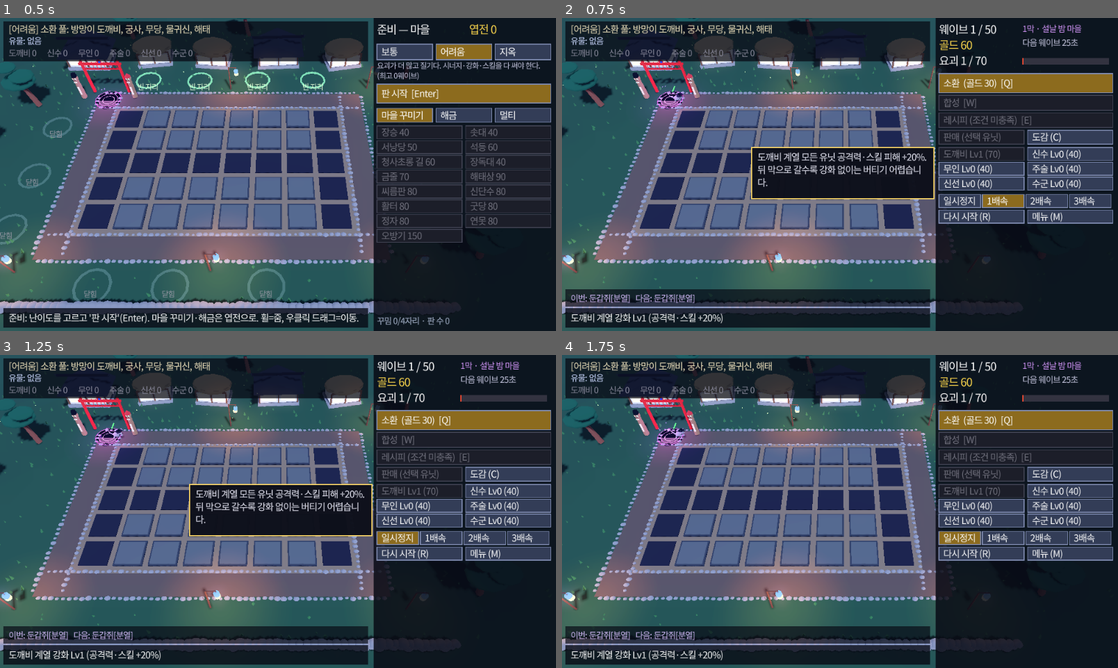
Above: before the commit, frames 1-4 (two rows, left to right).
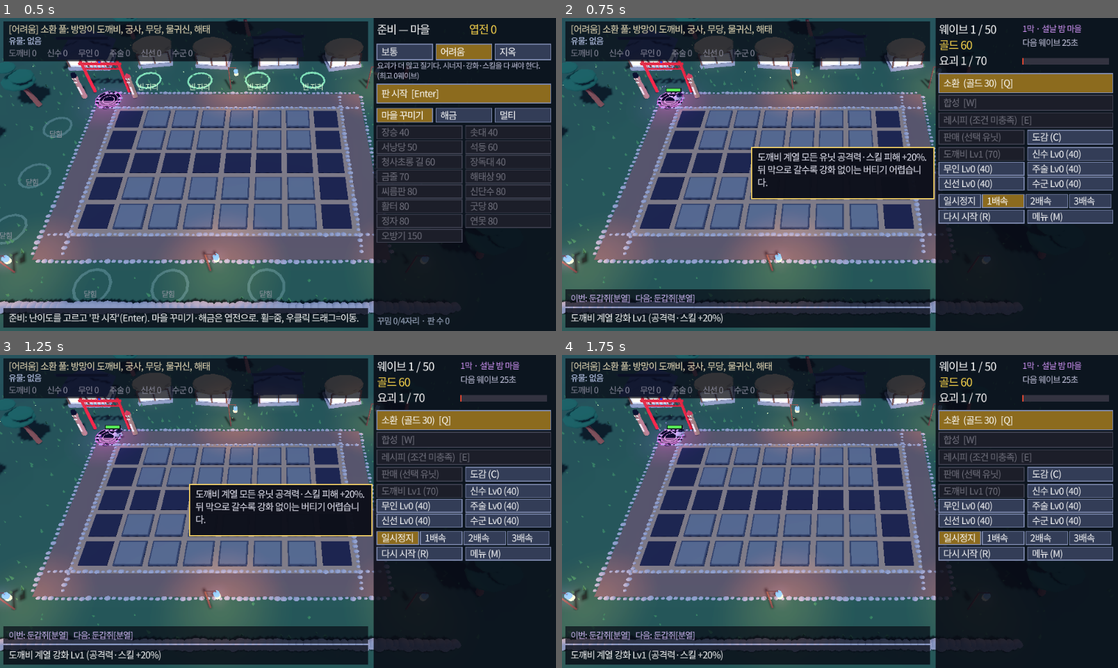
Above: after the commit, the same moments.

Repository: rlawnstlr001-design/SoloOS
Game: Godot game, scene res://scenes/toy2.tscn
Same seed, same stepped clock (60 frames per second), same inputs: the game is played once before the commit and once after it. This scene is started directly instead of the project's main scene.
Inputs (mouse positions are in pixels of both pictures, inside the frame that each line leads up to):
- Up to frame 1 (0.5 s): no input
- Up to frame 2 (0.75 s): tap Enter at 0.5 s; move the mouse to (962, 158) at 0.52 s; hold D from 0.53 s (still down); tap T at 0.6 s; click (962, 158) at 0.67 s
- Up to frame 3 (1.25 s): keep holding D; tap Space at 0.77 s
- Up to frame 4 (1.75 s): release D at 1.25 s; drag from (728, 527) to (812, 574) at 1.27 s

Frame 1 is identical in both runs. In frame 2, less than 0.1% of the frame differs, in the area x 18-22%, y 21-26%; in frame 3, less than 0.1%; in frame 4, less than 0.1%.

Commit message:
Unit swap on click, yokai HP bars and click-to-inspect HP
- With a unit selected, clicking another unit swaps the two (the selection
  arrow follows); clicking the selected unit again deselects
- Every yokai gets a HUD HP bar (green -> yellow -> red) in place of the old
  3D strip; clicking a yokai outlines its bar and shows name, HP left / max,
  armor, traits and description in the info box

Co-Authored-By: Claude Opus 5.5 <noreply@anthropic.com>

Diff:
--- a/scripts/toy2.gd
+++ b/scripts/toy2.gd
@@ -76,6 +76,7 @@
 var unlocked: Array = []
 var bought_slots := 0
 var sel_slot := -1
+var sel_enemy := -1   # id of the clicked yokai (HP readout), -1 = none
 var cam_target := Vector3(3.6, 0, 0.9)
 var cam_dist := 24.0
 var drag_btn := 0
@@ -1121,13 +1122,7 @@
 	e["sc"] = 1.0 if boss else (0.75 + 0.01 * wave) * (0.7 if child else 1.0)
 	n.scale = Vector3.ONE * e["sc"]
 	n.position = path_pos(at_d)
-	var bar := MeshInstance3D.new()
-	var bm := BoxMesh.new(); bm.size = Vector3(0.8 if not boss else 1.8, 0.08, 0.08)
-	bar.mesh = bm
-	bar.material_override = _mat(Color(0.3, 1, 0.3), Color(0.2, 1, 0.2), 1.0)
-	n.add_child(bar)
-	bar.position = Vector3(0, 1.45 if not boss else 2.0, 0)
-	e["node"] = n; e["bar"] = bar
+	e["node"] = n
 	enemies.append(e)
 
 
@@ -1252,7 +1247,6 @@
 		if nxt.distance_to(e["node"].position) > 0.01: e["node"].look_at(nxt, Vector3.UP, true)
 		for k in range(e["segs"].size()):
 			e["segs"][k].position = path_pos(e["d"] - 0.75 * (k + 1)) + Vector3(0, 0.55, 0)
-		e["bar"].scale = Vector3(clampf(e["hp"] / e["maxhp"], 0, 1), 1, 1)
 
 
 func _units_step(dt: float) -> void:
@@ -1417,6 +1411,12 @@
 				if _flat(D.DECO_SPOTS[i], p) < 1.3:
 					click_spot(i); return
 			return
+		var ei := enemy_at_screen(e.position)
+		if ei >= 0:
+			sel_enemy = enemies[ei]["id"]
+			selected = -1; sel_slot = -1
+			return
+		sel_enemy = -1
 		var hit_slot := -1
 		for s in range(COLS * ROWS):
 			var sp := slot_pos(s)
@@ -1430,10 +1430,11 @@
 			return
 		sel_slot = -1
 		var ui := unit_at(hit_slot)
-		if ui >= 0 and ui != selected:
+		if ui >= 0 and selected < 0:
 			selected = ui
-		elif ui < 0 and selected >= 0:
-			move_selected(hit_slot)
+			msg = "빈 칸을 누르면 이동, 다른 유닛을 누르면 자리 맞바꿈. 다시 누르면 선택 해제."
+		elif ui != selected and selected >= 0:
+			move_selected(hit_slot)   # empty cell: move there; another unit: the two swap places
 		else:
 			selected = -1
 	elif e is InputEventKey and e.pressed and not e.echo:
@@ -1480,6 +1481,39 @@
 
 func _proj(p: Vector3) -> Vector2:
 	return _hud_pos(cam.unproject_position(p))
+
+
+func _short_num(v: float) -> String:
+	if v >= 1000000.0: return "%.1fM" % (v / 1000000.0)
+	if v >= 10000.0: return "%.1f만" % (v / 10000.0)
+	return "%d" % int(ceil(v))
+
+
+func _enemy_top(e: Dictionary) -> Vector3:
+	return e["node"].global_position + Vector3(0, (2.0 if e["boss"] else 1.15 * e["sc"]), 0)
+
+
+func enemy_at_screen(sp: Vector2) -> int:
+	# nearest yokai whose body (ground to bar height, on screen) is under the cursor
+	var best := -1
+	var best_d := INF
+	for i in range(enemies.size()):
+		var e: Dictionary = enemies[i]
+		var base: Vector3 = e["node"].global_position
+		if cam.is_position_behind(base): continue
+		var a := cam.unproject_position(base)
+		var b := cam.unproject_position(_enemy_top(e))
+		var r := maxf(10.0, a.distance_to(b) * 0.45)
+		var d := sp.distance_to(a.lerp(b, 0.5))
+		if d < r and d < best_d:
+			best = i; best_d = d
+	return best
+
+
+func enemy_index(id: int) -> int:
+	for i in range(enemies.size()):
+		if enemies[i]["id"] == id: return i
+	return -1
 
 
 # ---------------- HUD ----------------
@@ -1689,6 +1723,19 @@
 		var mc := Color(0.35, 0.6, 1.0) if not full else Color(1, 0.9, 0.3, 0.6 + 0.4 * sin(t_acc * 8.0))
 		c.draw_rect(Rect2(bp.x - 13, bp.y, 26.0 * u["mp"] / MP_MAX, 4), mc)
 		if full and not u["auto"]: c.draw_string(font, bp + Vector2(15, 5), "F", HORIZONTAL_ALIGNMENT_LEFT, -1, 9, Color(1, 0.9, 0.3))
+	# HP bars over yokai (green -> yellow -> red); the clicked one is outlined
+	for e in enemies:
+		var top := _enemy_top(e)
+		if cam.is_position_behind(top): continue
+		var hb := _proj(top + Vector3(0, 0.25, 0))
+		var w := 34.0 if e["boss"] else 16.0
+		var r := clampf(e["hp"] / e["maxhp"], 0.0, 1.0)
+		var hc := Color(1.0, 0.25, 0.2).lerp(Color(1.0, 0.85, 0.2), clampf(r * 2.0, 0, 1)).lerp(Color(0.35, 0.95, 0.35), clampf(r * 2.0 - 1.0, 0, 1))
+		c.draw_rect(Rect2(hb.x - w / 2 - 1, hb.y - 1, w + 2, 5), Color(0.03, 0.03, 0.06, 0.9))
+		c.draw_rect(Rect2(hb.x - w / 2, hb.y, w * r, 3), hc)
+		if e["id"] == sel_enemy:
+			c.draw_rect(Rect2(hb.x - w / 2 - 2, hb.y - 2, w + 4, 7), Color(1, 1, 0.3), false, 1.0)
+			c.draw_colored_polygon(PackedVector2Array([hb + Vector2(0, -3), hb + Vector2(-6, -12), hb + Vector2(6, -12)]), Color(1, 1, 0.3))
 	# right panel
 	c.draw_rect(Rect2(430, 0, 210, 360), Color(0.03, 0.04, 0.08, 0.85))
 	if not started:
@@ -1721,6 +1768,23 @@
 			if btns[i]["r"].position.y >= 330: _draw_btn(i)
 		var spos := _proj(slot_pos(u["slot"]) + Vector3(0, 2.0, 0))
 		c.draw_colored_polygon(PackedVector2Array([spos, spos + Vector2(-6, -9), spos + Vector2(6, -9)]), Color(1, 1, 0.3))
+	# clicked yokai: remaining HP and traits
+	var sei := enemy_index(sel_enemy) if sel_enemy >= 0 else -1
+	if sel_enemy >= 0 and sei < 0: sel_enemy = -1   # it died or escaped
+	if sei >= 0 and not choosing:
+		var se: Dictionary = enemies[sei]
+		var SE: Dictionary = ENEMIES[se["key"]]
+		var tn := []
+		for t in se["tr"]: tn.append(D.TRAIT_NAMES[t])
+		var einfo := "%s%s%s\n체력 %s / %s  (%d%%)%s\n%s" % [SE["n"], "  [보스]" if se["boss"] else "", "  (분열체)" if se["child"] else "",
+			_short_num(se["hp"]), _short_num(se["maxhp"]), int(ceil(100.0 * se["hp"] / se["maxhp"])),
+			("  방어 %s" % _short_num(se["armor"])) if se["armor"] > 0.0 else "", SE["d"]]
+		if not tn.is_empty(): einfo += "\n특성: " + ", ".join(tn)
+		c.draw_rect(Rect2(434, 254, 202, 102), Color(0.08, 0.09, 0.14, 0.95))
+		c.draw_multiline_string(font, Vector2(438, 266), einfo, HORIZONTAL_ALIGNMENT_LEFT, 196, 9, 7, Color(0.92, 0.92, 0.97))
+		var hr := clampf(se["hp"] / se["maxhp"], 0.0, 1.0)
+		c.draw_rect(Rect2(438, 343, 194, 7), Color(0.2, 0.2, 0.25))
+		c.draw_rect(Rect2(438, 343, 194 * hr, 7), Color(1.0, 0.3, 0.25).lerp(Color(0.35, 0.95, 0.35), hr))
 	# wave preview + message
 	c.draw_rect(Rect2(4, 312, 420, 20), Color(0.03, 0.04, 0.08, 0.7))
 	c.draw_string(font, Vector2(10, 326), "이번: %s   다음: %s" % [_wave_text(wave), _wave_text(wave + 1)], HORIZONTAL_ALIGNMENT_LEFT, 410, 9, Color(0.85, 0.75, 1.0))
